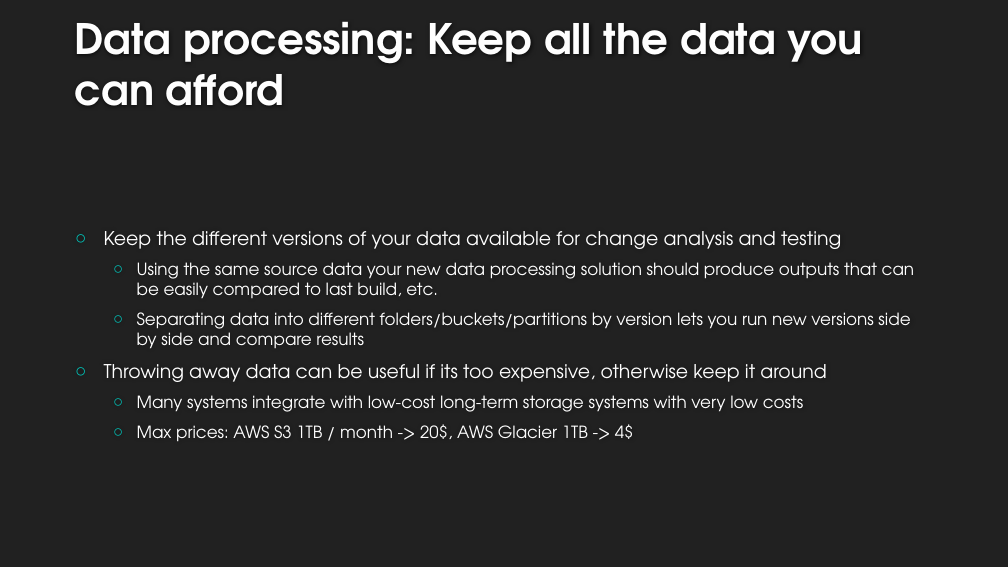
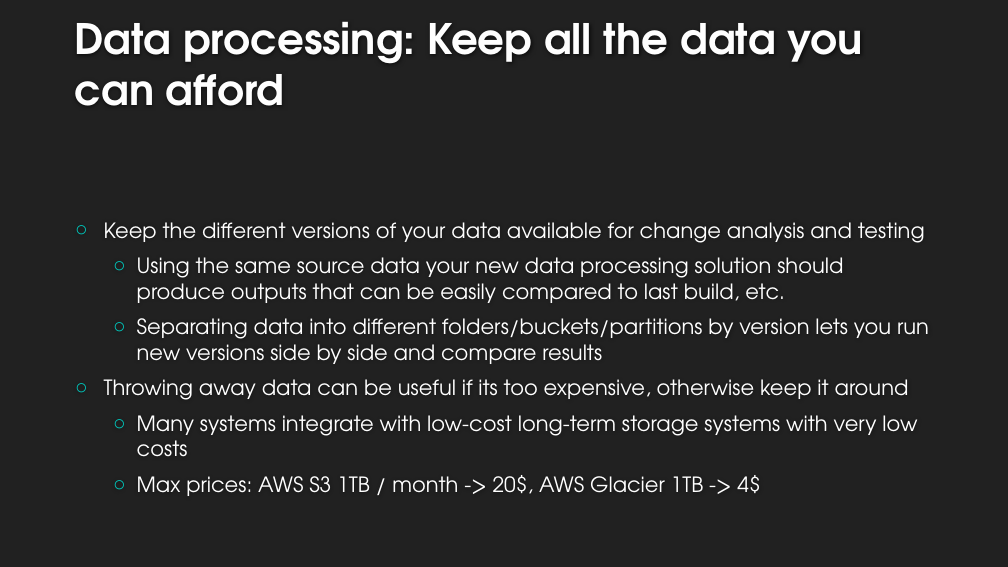
Before and after one commit to bwehrle/Presentations, a slide deck: slide 10 of Recommendations_for_data-processing_systems.pptx. Drawn at 1008x567 pixels with LibreOffice and Linux fonts; fonts in the diff are those of the drawing; background and template pictures are left out. Boxes give left, top, right and bottom in pixels: in the first picture for what was removed or moved away, otherwise in the second. Text is boxed around its words. In the diff, an @@ line names an element or a change of style, - is before the commit and + after.

Commit message:
Added examples and fixed formatting

```diff
--- a/Recommendations_for_data-processing_systems.pptx
+++ b/Recommendations_for_data-processing_systems.pptx
@@ text "Keep the different versions of ..." at (x1=104, y1=222, x2=929, y2=496): size 18 to 20 pt in "Keep the different versions of your data ...", "Throwing away data can be useful if ..."; size 16 to 20 pt in "Using the same source data your new ...", "Separating data into different folders/buckets/partitions by ...", "Many systems integrate with low-cost long-term storage ...", "Max prices: AWS S3 1TB / month ..." @@
```
Also in this commit, not shown: 11 other slides changed, 6 slides added, 1 slide removed.
